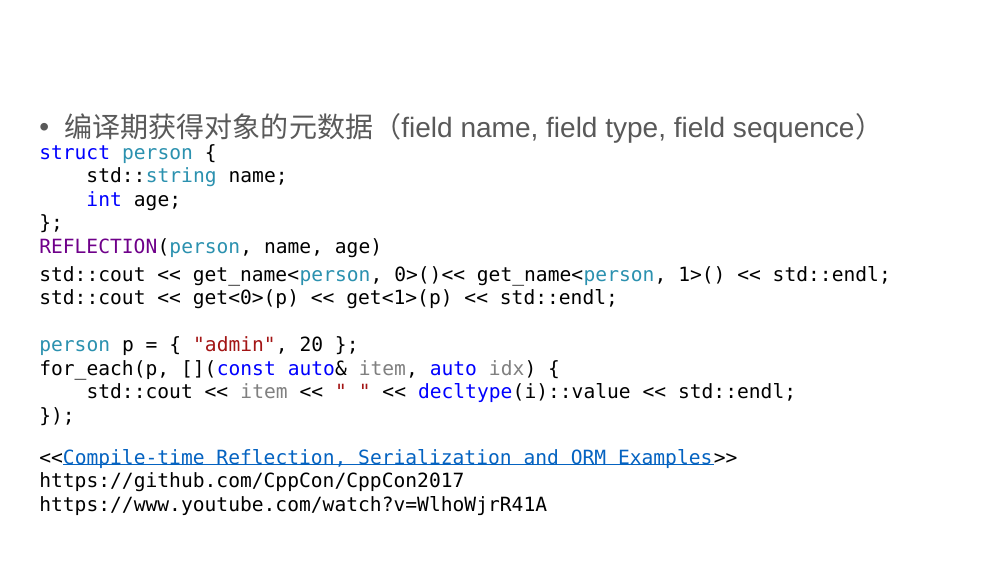
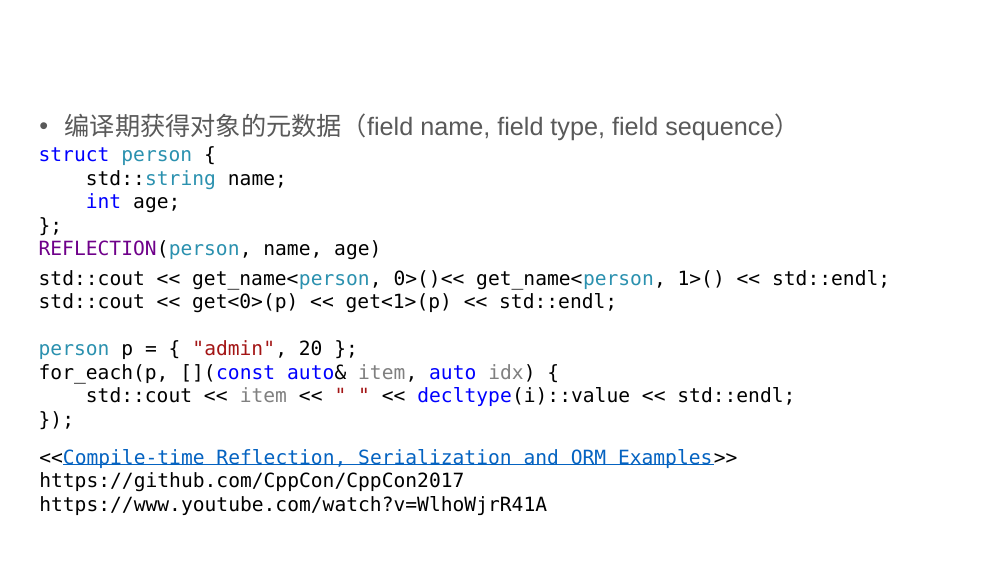
Before and after one commit to qicosmos/cppcon2017, a slide deck: slide 28 of CPP-Summit.pptx. Drawn at 1008x567 pixels with LibreOffice and Linux fonts; fonts in the diff are those of the drawing; background and template pictures are left out. Boxes give left, top, right and bottom in pixels: in the first picture for what was removed or moved away, otherwise in the second. Text is boxed around its words. In the diff, an @@ line names an element or a change of style, - is before the commit and + after.

```diff
--- a/CPP-Summit.pptx
+++ b/CPP-Summit.pptx
@@ text "编译期获得对象的元数据（field name, field type, field ..." at (65, 113, 800, 140): size 20 to 18 pt @@
@@ text "std::cout << get_name<person, 0>()<< get_name<person, ...": place and size @@
-text "std::cout << get_name<person, 0>()<< get_name<person, ..." at (39, 266, 891, 402)
+text "std::cout << get_name<person, 0>()<< get_name<person, ..." at (39, 270, 890, 406)
```
Also in this commit, not shown: 33 other slides changed.
